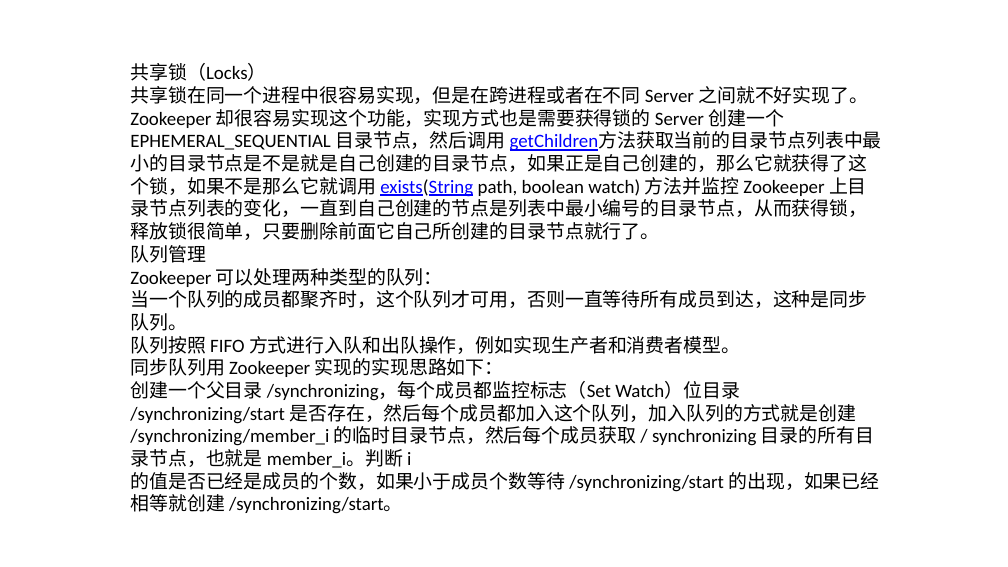
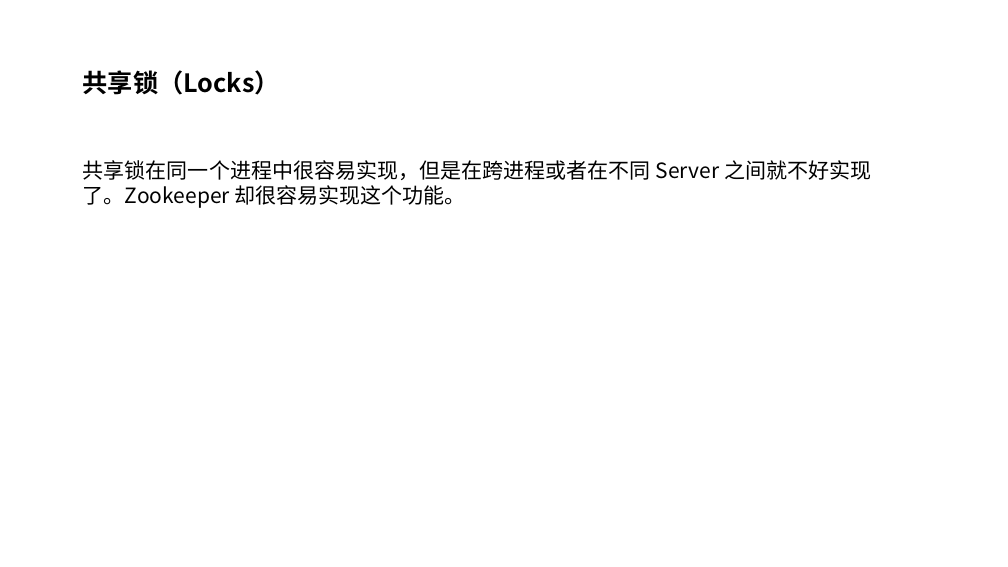
Before and after one commit to happyfucheng/JavaStudy, a slide deck: slide 7 of doc/zookeeper/zookeeper.pptx (slide 5 before the commit). Drawn at 1008x567 pixels with LibreOffice and Linux fonts; fonts in the diff are those of the drawing; background and template pictures are left out. Boxes give left, top, right and bottom in pixels: in the first picture for what was removed or moved away, otherwise in the second. Text is boxed around its words. In the diff, an @@ line names an element or a change of style, - is before the commit and + after.

Commit message:
第二次同步
第二次同步

```diff
--- a/doc/zookeeper/zookeeper.pptx
+++ b/doc/zookeeper/zookeeper.pptx
@@ text "共享锁（Locks）": place and size @@
-text "共享锁（Locks）" at [130, 63, 879, 514]
+text "共享锁（Locks）" at [83, 70, 871, 208]
@@ text at [83, 70, 280, 95]: size 18 to 24 pt, font Calibri to Noto Sans CJK SC, bold on in "共享锁（Locks）" @@
@@ text at [83, 160, 871, 208]: text changed; size 18 to 20 pt; font Calibri to Noto Sans CJK SC @@
-共享锁在同一个进程中很容易实现，但是在跨进程或者在不同 Server 之间就不好实现了。Zookeeper 却很容易实现这个功能，实现方式也是需要获得锁的 Server 创建一个 EPHEMERAL_SEQUENTIAL 目录节点，然后调用 getChildren方法获取当前的目录节点列表中最小的目录节点是不是就是自己创建的目录节点，如果正是自己创建的，那么它就获得了这个锁，如果不是那么它就调用 exists(String path, boolean watch) 方法并监控 Zookeeper 上目录节点列表的变化，一直到自己创建的节点是列表中最小编号的目录节点，从而获得锁，释放锁很简单，只要删除前面它自己所创建的目录节点就行了。
-队列管理
-Zookeeper 可以处理两种类型的队列：
-当一个队列的成员都聚齐时，这个队列才可用，否则一直等待所有成员到达，这种是同步队列。
-队列按照 FIFO 方式进行入队和出队操作，例如实现生产者和消费者模型。
-同步队列用 Zookeeper 实现的实现思路如下：
-创建一个父目录 /synchronizing，每个成员都监控标志（Set Watch）位目录 /synchronizing/start 是否存在，然后每个成员都加入这个队列，加入队列的方式就是创建 /synchronizing/member_i 的临时目录节点，然后每个成员获取 / synchronizing 目录的所有目录节点，也就是 member_i。判断 i 的值是否已经是成员的个数，如果小于成员个数等待 /synchronizing/start 的出现，如果已经相等就创建 /synchronizing/start。
+共享锁在同一个进程中很容易实现，但是在跨进程或者在不同 Server 之间就不好实现了。Zookeeper 却很容易实现这个功能。
```
Also in this commit, not shown: 5 other slides changed, 6 slides added, 3 slides removed, 46 other files.
